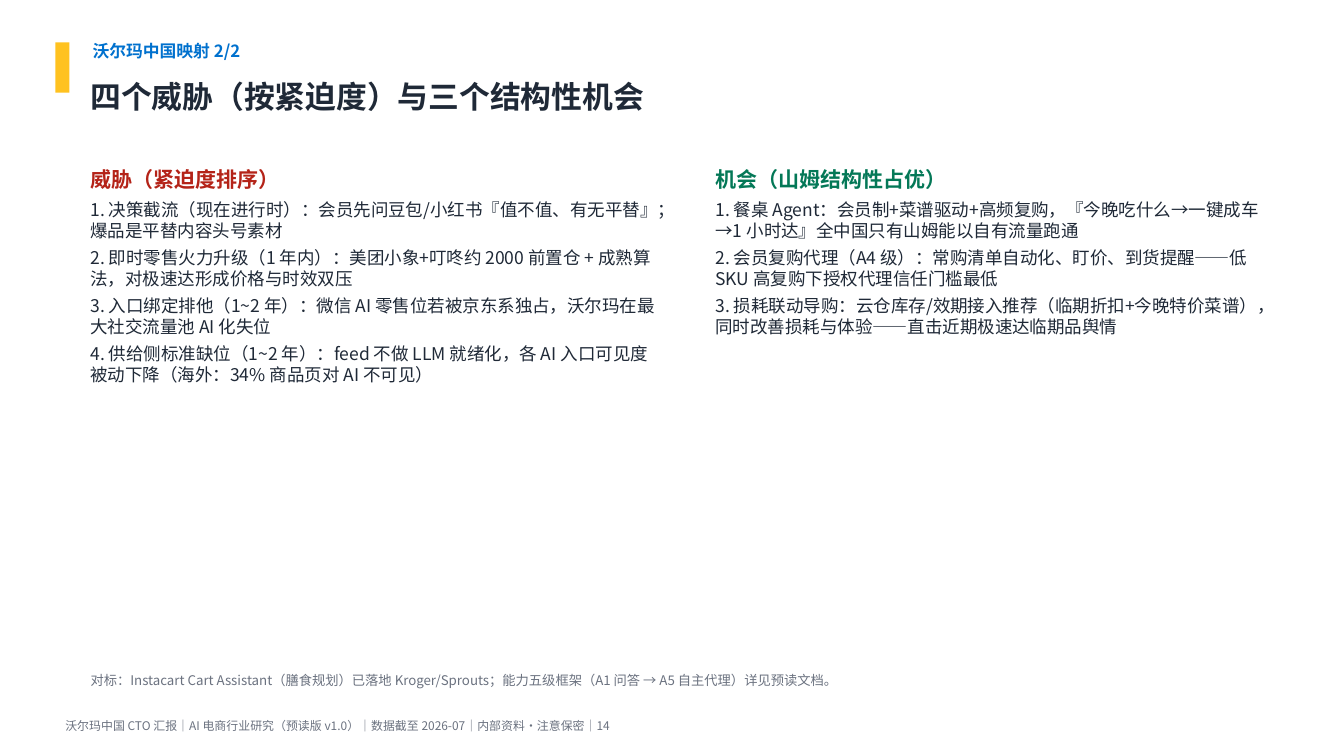
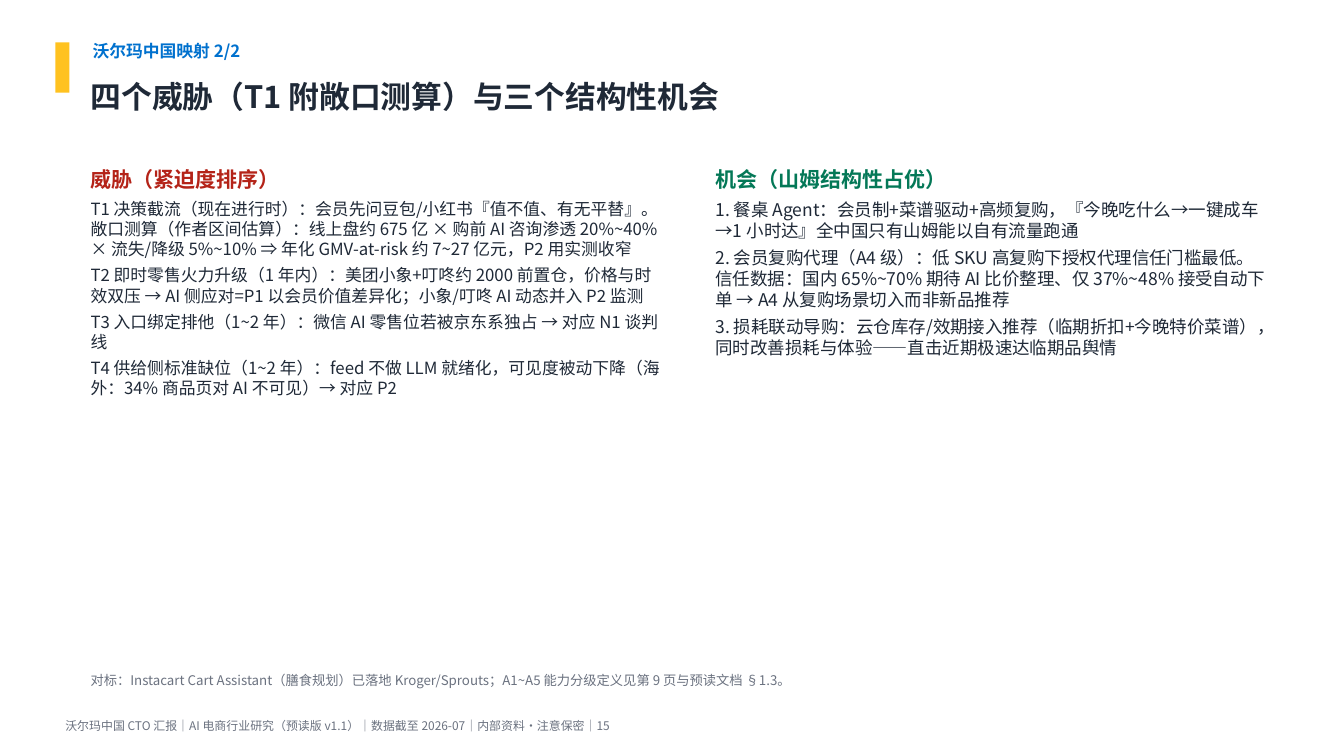
Before and after one commit to breeze2623-create/Aicommerce, a slide deck: slide 15 of report/AI电商行业研究_沃尔玛中国CTO汇报.pptx (slide 14 before the commit). Drawn at 1344x756 pixels with LibreOffice and Linux fonts; fonts in the diff are those of the drawing. Boxes give left, top, right and bottom in pixels: in the first picture for what was removed or moved away, otherwise in the second. Text is boxed around its words. In the diff, an @@ line names an element or a change of style, - is before the commit and + after.

```diff
--- a/report/AI电商行业研究_沃尔玛中国CTO汇报.pptx
+++ b/report/AI电商行业研究_沃尔玛中国CTO汇报.pptx
@@ text at <box>91,81,719,111</box>: text changed @@
-四个威胁（按紧迫度）与三个结构性机会
+四个威胁（T1 附敞口测算）与三个结构性机会
@@ text at <box>91,200,659,396</box>: text changed; size 12.5 to 12 pt @@
-1. 决策截流（现在进行时）：会员先问豆包/小红书『值不值、有无平替』；爆品是平替内容头号素材
-2. 即时零售火力升级（1 年内）：美团小象+叮咚约 2000 前置仓 + 成熟算法，对极速达形成价格与时效双压
-3. 入口绑定排他（1~2 年）：微信 AI 零售位若被京东系独占，沃尔玛在最大社交流量池 AI 化失位
-4. 供给侧标准缺位（1~2 年）：feed 不做 LLM 就绪化，各 AI 入口可见度被动下降（海外：34% 商品页对 AI 不可见）
+T1 决策截流（现在进行时）：会员先问豆包/小红书『值不值、有无平替』。敞口测算（作者区间估算）：线上盘约 675 亿 × 购前 AI 咨询渗透 20%~40% × 流失/降级 5%~10% ⇒ 年化 GMV-at-risk 约 7~27 亿元，P2 用实测收窄
+T2 即时零售火力升级（1 年内）：美团小象+叮咚约 2000 前置仓，价格与时效双压 → AI 侧应对=P1 以会员价值差异化；小象/叮咚 AI 动态并入 P2 监测
+T3 入口绑定排他（1~2 年）：微信 AI 零售位若被京东系独占 → 对应 N1 谈判线
+T4 供给侧标准缺位（1~2 年）：feed 不做 LLM 就绪化，可见度被动下降（海外：34% 商品页对 AI 不可见）→ 对应 P2
@@ text at <box>715,249,1265,308</box>: text changed @@
-2. 会员复购代理（A4 级）：常购清单自动化、盯价、到货提醒——低 SKU 高复购下授权代理信任门槛最低
+2. 会员复购代理（A4 级）：低 SKU 高复购下授权代理信任门槛最低。信任数据：国内 65%~70% 期待 AI 比价整理、仅 37%~48% 接受自动下单 → A4 从复购场景切入而非新品推荐
@@ text at <box>91,674,791,689</box>: text changed @@
-对标：Instacart Cart Assistant（膳食规划）已落地 Kroger/Sprouts；能力五级框架（A1 问答 → A5 自主代理）详见预读文档。
+对标：Instacart Cart Assistant（膳食规划）已落地 Kroger/Sprouts；A1~A5 能力分级定义见第 9 页与预读文档 §1.3。
@@ text at <box>65,720,610,731</box>: text changed @@
-沃尔玛中国 CTO 汇报｜AI 电商行业研究（预读版 v1.0）｜数据截至 2026-07｜内部资料·注意保密｜14
+沃尔玛中国 CTO 汇报｜AI 电商行业研究（预读版 v1.1）｜数据截至 2026-07｜内部资料·注意保密｜15
```
Also in this commit, not shown: 17 other slides changed, 1 slide added, 5 other files.
